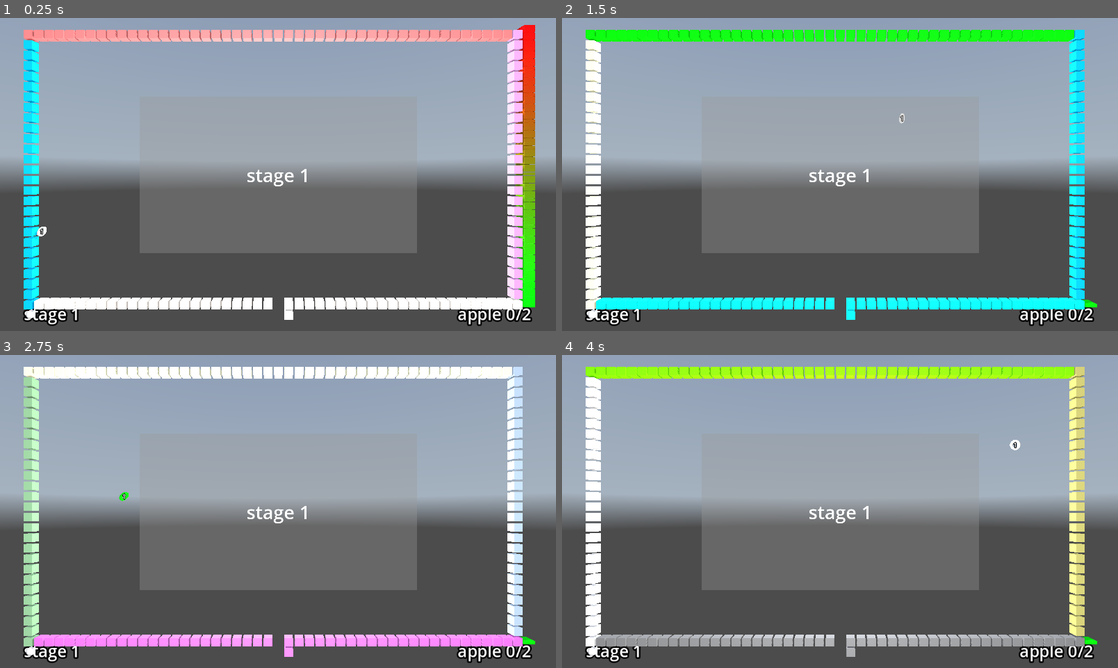
Above: before the commit, frames 1-4 (two rows, left to right).
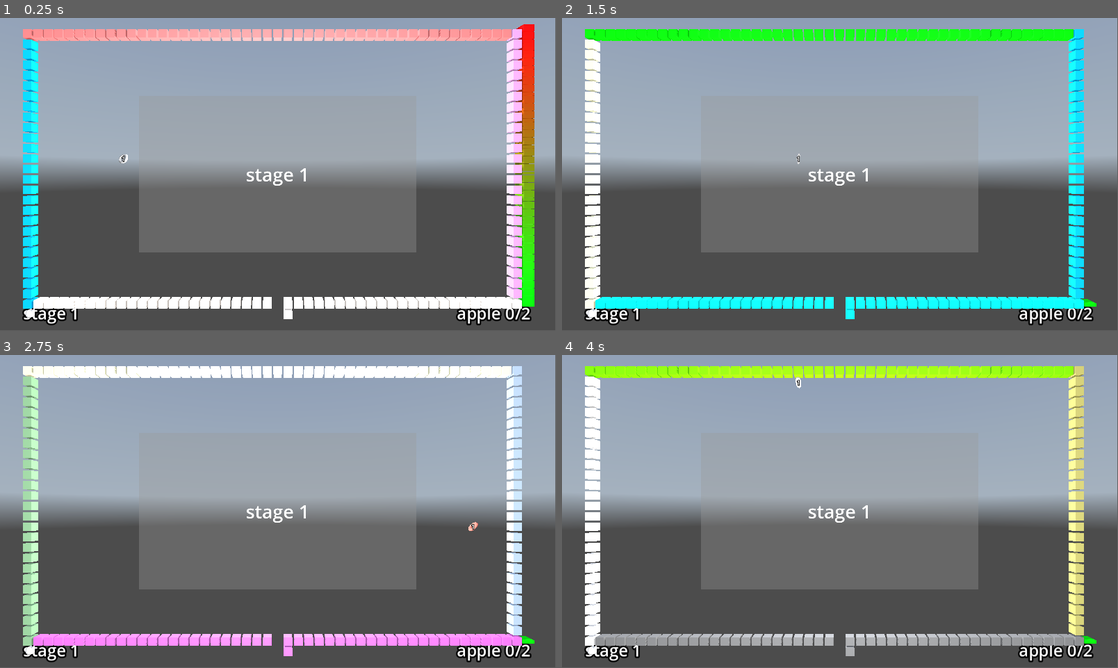
Above: after the commit, the same moments.

Repository: kasworld/gd4snakebyte3d
Game: Godot game, scene res://main.tscn
Two runs of this game, one before a commit and one after it. Both use one fixed random seed, a clock stepped at 60 frames per second and the inputs below. A sky picture missing from this copy of the repository is replaced by a grey-blue gradient.
Inputs (mouse positions are in pixels of both pictures, inside the frame that each line leads up to):
- Up to frame 1 (0.25 s): no input
- Up to frame 2 (1.5 s): tap Enter at 0.5 s; move the mouse to (962, 158) at 0.52 s; hold Right 0.53-1.28 s; click (962, 158) at 0.67 s; move the mouse to (728, 190) at 1.27 s; hold Down from 1.28 s (still down)
- Up to frame 3 (2.75 s): move the mouse to (333, 442) at 2.02 s; release Down at 2.03 s; hold Right from 2.03 s (still down)
- Up to frame 4 (4 s): tap Space at 2.75 s; move the mouse to (812, 574) at 2.77 s; release Right at 2.78 s; hold Up 2.78-3.53 s; click (812, 574) at 2.92 s; move the mouse to (1006, 558) at 3.52 s; hold Left from 3.53 s (still down)
In our replay, the window is 800x450 before the commit and 799x449 after it. These sizes can differ from the game's own. Grey fills any space a smaller window leaves; there, only what the larger window draws over its background counts as a difference.

The runs differ from the first frame. In frame 1, 4.3% of the frame differs, in the area x 4-100%, y 0-99%; in frame 2, 3.6%; in frame 3, 4.0%; in frame 4, 4.0%.

Commit message:
gauge stop on goal open

Diff:
--- a/global/settings.gd
+++ b/global/settings.gd
@@ -6,7 +6,7 @@
 const FrameTime := 0.2 # second
 const SnakeLenStart := 12
 const SankeLenInc := 12
-const PlumCount := 0
+const PlumCount := 2
 const AppleCountPerStage := 2
 const AppleIncOnStepOver := 3
 const EatStepOverLimit := FieldWidth + FieldHeight
--- a/project.godot
+++ b/project.godot
@@ -25,4 +25,3 @@
 
 window/size/viewport_width=1920
 window/size/viewport_height=1080
-window/stretch/mode="viewport"
--- a/stage.gd
+++ b/stage.gd
@@ -132,14 +132,15 @@
 		p.move2d()
 	if snake != null :
 		snake.process_frame()
-		snake_step_after_eat += 1
-		if snake_step_after_eat >= Settings.EatStepOverLimit:
-			snake_step_after_eat = 0
-			for i in Settings.AppleIncOnStepOver:
-				add_apple()
-			apple_end_count += Settings.AppleIncOnStepOver
-			update_info_text()
-		gauge.set_value(snake_step_after_eat)
+		if apple_eat_count < apple_end_count:
+			snake_step_after_eat += 1
+			if snake_step_after_eat >= Settings.EatStepOverLimit:
+				snake_step_after_eat = 0
+				for i in Settings.AppleIncOnStepOver:
+					add_apple()
+				apple_end_count += Settings.AppleIncOnStepOver
+				update_info_text()
+			gauge.set_value(snake_step_after_eat)
 
 func _on_frame_timer_timeout() -> void:
 	process_frame()
